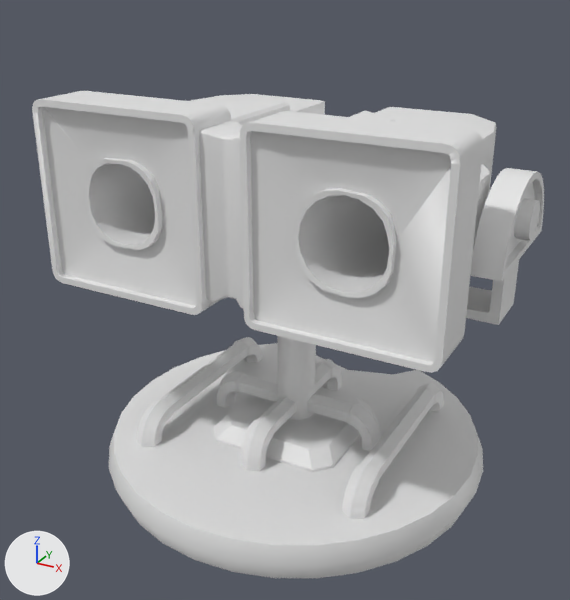
What one commit did to the FBX model Atlas Ligma/Assets/Models/Detached Models/Rockets/AA Lv2 Top.FBX.
Camera for both pictures: a 50 mm camera at (4.83, -3.04, 2.73) aimed at (3.22, -0.1, 1.26). Arrows for +X, +Y and +Z are at lower left; the lights stay in place. Materials are left out; every surface is plain grey. Where no turn or scale is listed for an object, it has been applied to the vertices. Vertices at the same position are counted once.

Script lines for the objects in view, before the commit:
```python
me_mesh = bpy.data.meshes.new('Mesh')
me_mesh.from_pydata(...)  # 2140 vertices, 3938 faces; spans x -1.05..1.05, y -0.94..0.87, z 0.36..2.18
# faces by material slot: [1982, 1956]
me_mesh.materials.append(mat_level_2_base)
me_mesh.materials.append(mat_material__40)
ob_aa_base_2 = bpy.data.objects.new('AA Base 2', me_mesh)
ob_aa_base_2.location = (3.218, 0.0, 0.0)
```
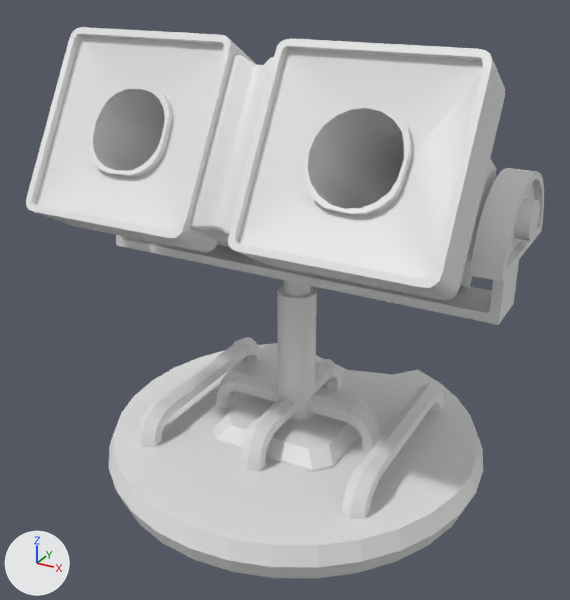
The newer file is also turned or shifted as a whole; pictures and numbers use the older file's frame.

Patch to the scene script:
```diff
--- a/Atlas Ligma/Assets/Models/Detached Models/Rockets/AA Lv2 Top.FBX.py
+++ b/Atlas Ligma/Assets/Models/Detached Models/Rockets/AA Lv2 Top.FBX.py
@@ me_mesh @@
 me_mesh.from_pydata(...)  # 2140 vertices, 3938 faces; spans x -1.05..1.05, y -0.94..0.87, z 0.36..2.18
 # used by ob_aa_base_2; location = (3.218, 0.0, 0.0)
+# me_mesh part 1: the loose piece of 1020 vertices spanning x -0.91..0.91, y -0.63..0.63, z 1.36..2.18 is turned -30 degrees about the x axis through its middle
```

What differs and where, as boxes (x1, y1, x2, y2) in the pictures (570 x 600 px; the box of a moved part takes in the faces that stretch with it):
'AA Base 2', reshaped (13% taller): before (32, 91, 544, 578); after (26, 27, 544, 578)
part 1 of me_mesh, moved or reshaped: before (32, 91, 496, 373); after (26, 27, 505, 300)
